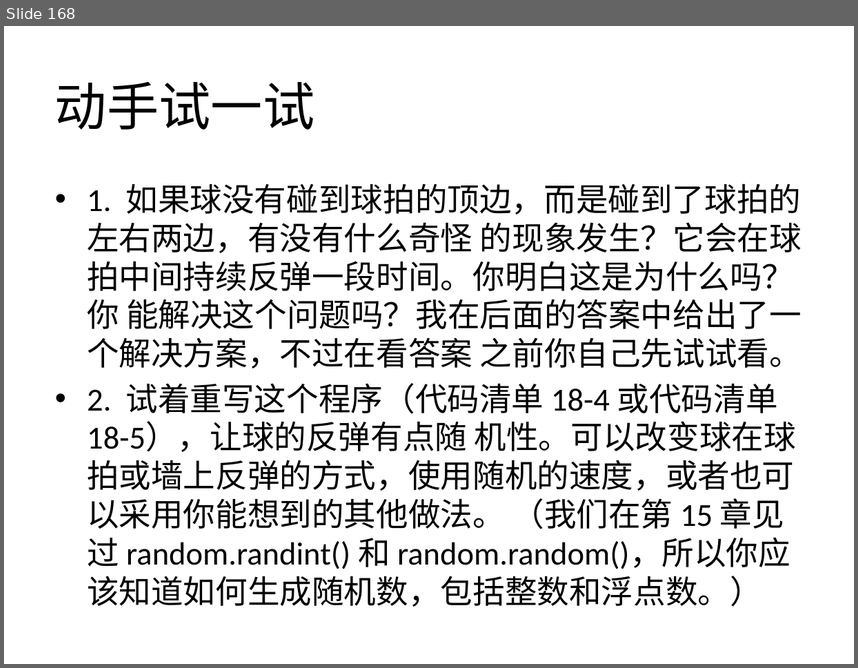
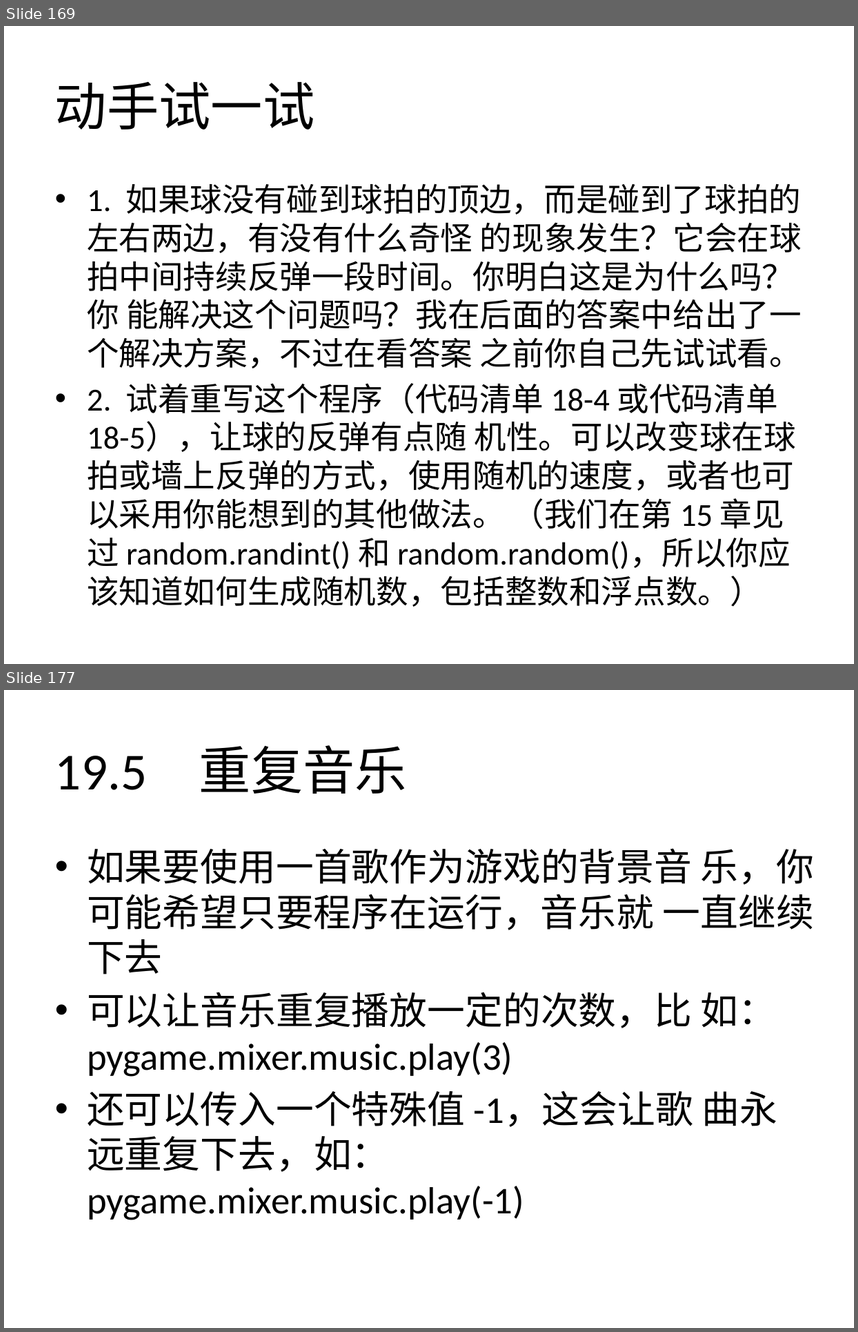
Before and after one commit to zhinan18/Python3, a slide deck: readme/Python3.pptx. Shown one above the other, each under a label of ours: slide 168 before the commit, slides 169 and 177 after it; the slides between them are not shown. The pictures are 858x668 and 858x1332 pixels, drawn with LibreOffice and Linux fonts; fonts in the diff are those of the drawing. Boxes give left, top, right and bottom in pixels: in the first picture for what was removed or moved away, otherwise in the second. Text is boxed around its words. In the diff, an @@ line names an element or a change of style, - is before the commit and + after.

```diff
--- a/readme/Python3.pptx
+++ b/readme/Python3.pptx
@@ slide 177 added at box(4, 690, 854, 1328), background #FFFFFF @@
@@ title added at box(55, 745, 407, 793), 44 pt, text #000000 @@
+19.5 重复音乐
@@ text added at box(87, 848, 814, 1220), 32 pt, text #000000 @@
+• 如果要使用一首歌作为游戏的背景音 乐，你可能希望只要程序在运行，音乐就 一直继续下去
+• 可以让音乐重复播放一定的次数，比 如： pygame.mixer.music.play(3)
+• 还可以传入一个特殊值 -1，这会让歌 曲永远重复下去，如：pygame.mixer.music.play(-1)
@@ what was slide 168 is now slide 169 @@
```
Also in this commit, not shown: 2 slides changed, 24 other slides added, 17 other files.
